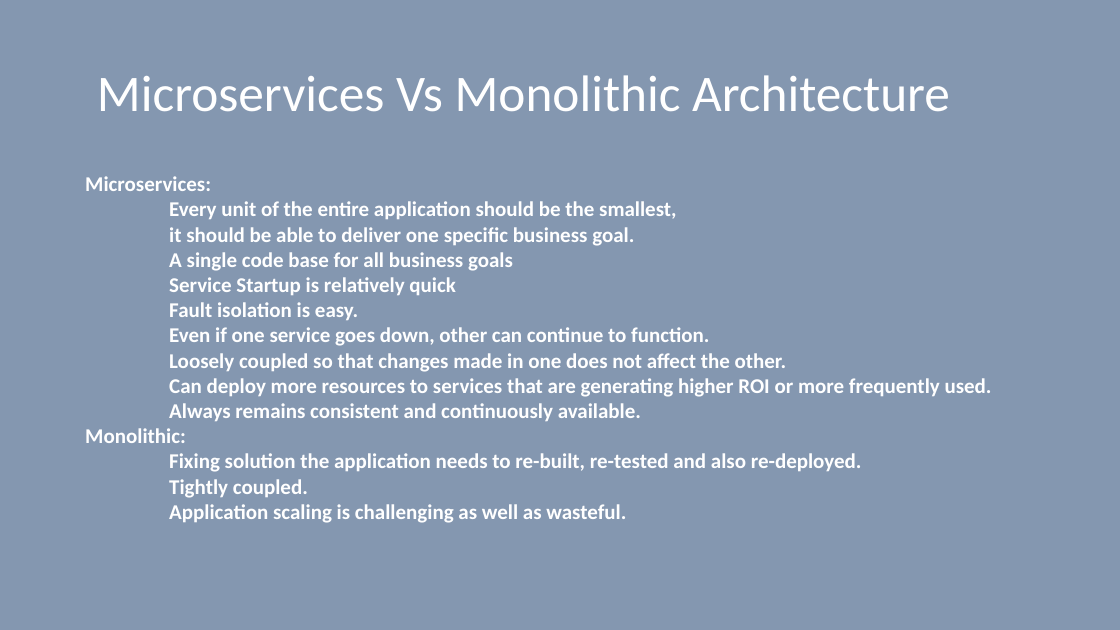
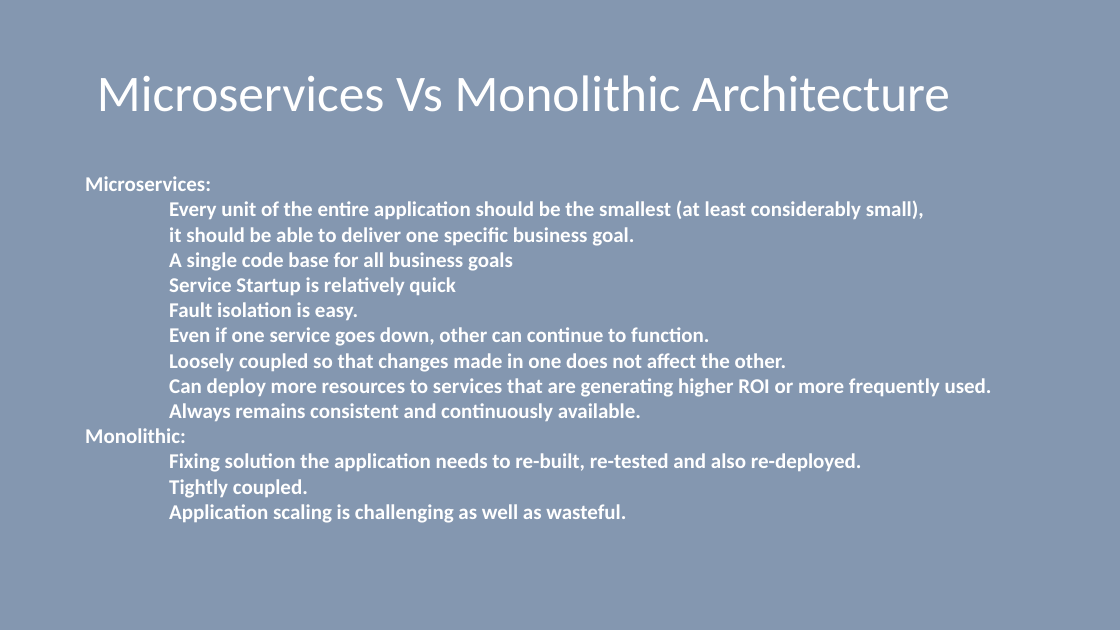
Before and after one commit to vilasvarghese/microservices, a slide deck: slide 17 of training/day1/1MicroservicesDay1.pptx (slide 19 before the commit). Drawn at 1120x630 pixels with LibreOffice and Linux fonts; fonts in the diff are those of the drawing. Boxes give left, top, right and bottom in pixels: in the first picture for what was removed or moved away, otherwise in the second. Text is boxed around its words. In the diff, an @@ line names an element or a change of style, - is before the commit and + after.

```diff
--- a/training/day1/1MicroservicesDay1.pptx
+++ b/training/day1/1MicroservicesDay1.pptx
@@ text at (x1=169, y1=201, x2=924, y2=219): text changed @@
-Every unit of the entire application should be the smallest,
+Every unit of the entire application should be the smallest (at least considerably small),
```
Also in this commit, not shown: 5 other slides changed, 2 slides removed, 31 other files.
